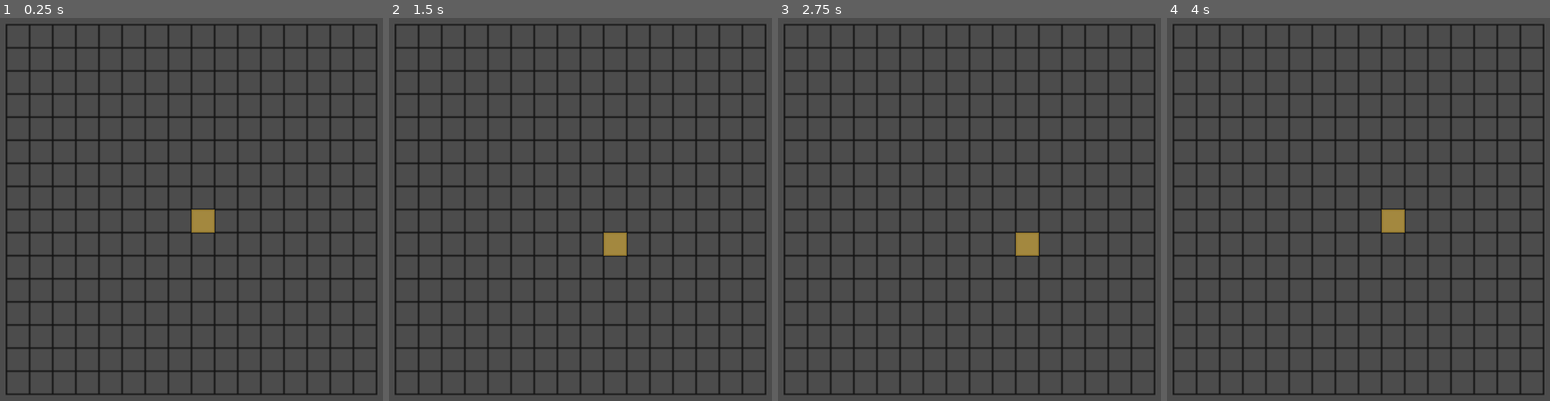
Above: before the commit, frames 1-4 (left to right).
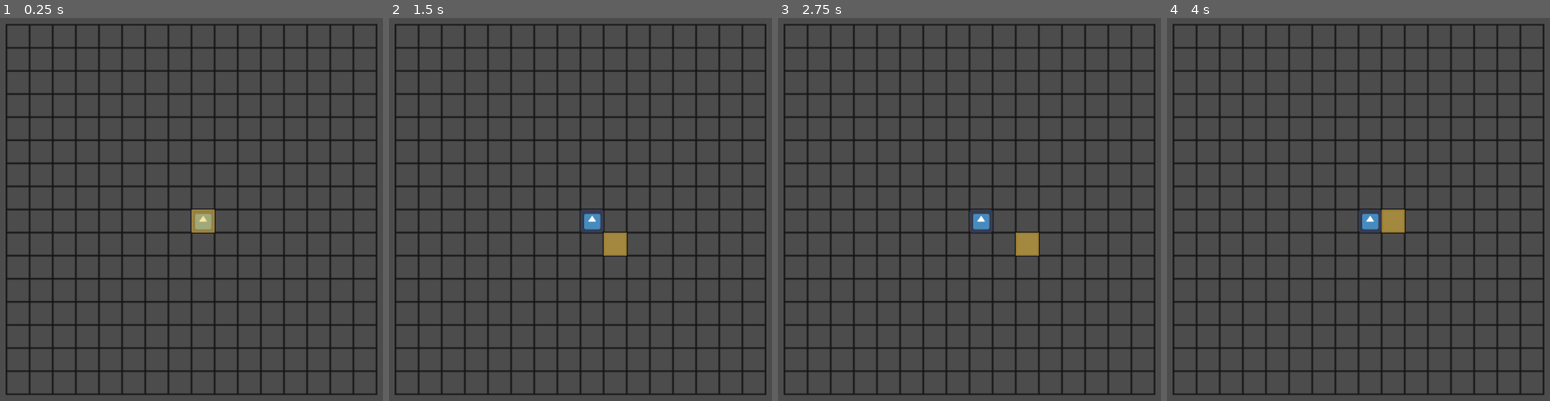
Above: after the commit, the same moments.

Repository: Chimpenseurs/necro-wars
Game: Godot game, scene res://scenes/Main.tscn
The game is run twice, just before and just after one commit, with the same random seed, the same clock (stepped at 60 frames per second) and the same inputs. The engine's default icon, where the game draws it, is replaced by a stand-in: a white triangle on a blue panel in a dark square.
Inputs:
- Up to frame 1 (0.25 s): no input
- Up to frame 2 (1.5 s): tap Enter at 0.5 s; hold Right (ui_right) 0.53-1.28 s; tap Space at 1.25 s; hold Down (ui_down) from 1.28 s (still down)
- Up to frame 3 (2.75 s): tap Enter at 2 s; release Down (ui_down) at 2.03 s; hold Right (ui_right) from 2.03 s (still down)
- Up to frame 4 (4 s): tap Space at 2.75 s; release Right (ui_right) at 2.78 s; hold Up (ui_up) 2.78-3.53 s; tap Enter at 3.5 s; hold Left (ui_left) from 3.53 s (still down)

The runs differ from the first frame. In frame 1, 0.2% of the frame differs, in the area x 50-57%, y 50-57%; in frame 2, 0.2%; in frame 3, 0.2%; in frame 4, 0.2%.

Commit message:
init character scene

Diff:
--- /dev/null
+++ b/scenes/Character.tscn
@@ -0,0 +1,12 @@
+[gd_scene load_steps=2 format=2]
+
+[ext_resource path="res://icon.png" type="Texture" id=1]
+
+[node name="character" type="Node2D"]
+
+[node name="Sprite" type="Sprite" parent="." index="0"]
+
+scale = Vector2( 0.5, 0.5 )
+texture = ExtResource( 1 )
+centered = false
+_sections_unfolded = [ "Offset", "Transform" ]
--- a/scenes/Map.tscn
+++ b/scenes/Map.tscn
@@ -1,8 +1,9 @@
-[gd_scene load_steps=4 format=2]
+[gd_scene load_steps=5 format=2]
 
 [ext_resource path="res://scenes/Map.gd" type="Script" id=1]
 [ext_resource path="res://assets/img/grid.png" type="Texture" id=2]
-[ext_resource path="res://assets/img/cursor.png" type="Texture" id=3]
+[ext_resource path="res://scenes/Character.tscn" type="PackedScene" id=3]
+[ext_resource path="res://assets/img/cursor.png" type="Texture" id=4]
 
 [node name="map" type="Node2D" index="0"]
 
@@ -13,8 +14,10 @@
 texture = ExtResource( 2 )
 _sections_unfolded = [ "Offset", "Transform" ]
 
-[node name="cursor" type="Sprite" parent="." index="1"]
+[node name="character" parent="." index="1" instance=ExtResource( 3 )]
 
-texture = ExtResource( 3 )
+[node name="cursor" type="Sprite" parent="." index="2"]
+
+texture = ExtResource( 4 )
 centered = false
 _sections_unfolded = [ "Offset" ]
